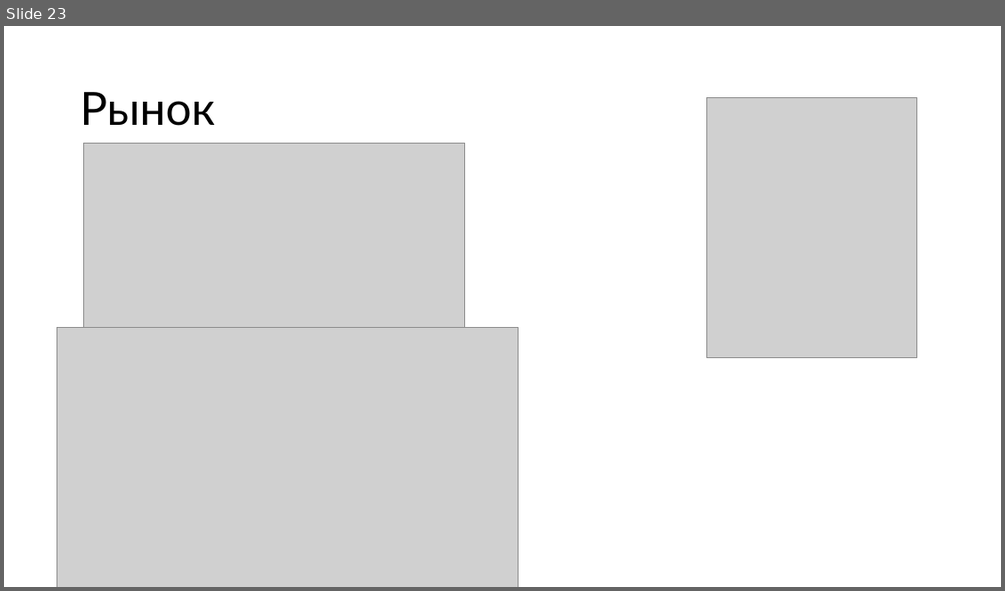
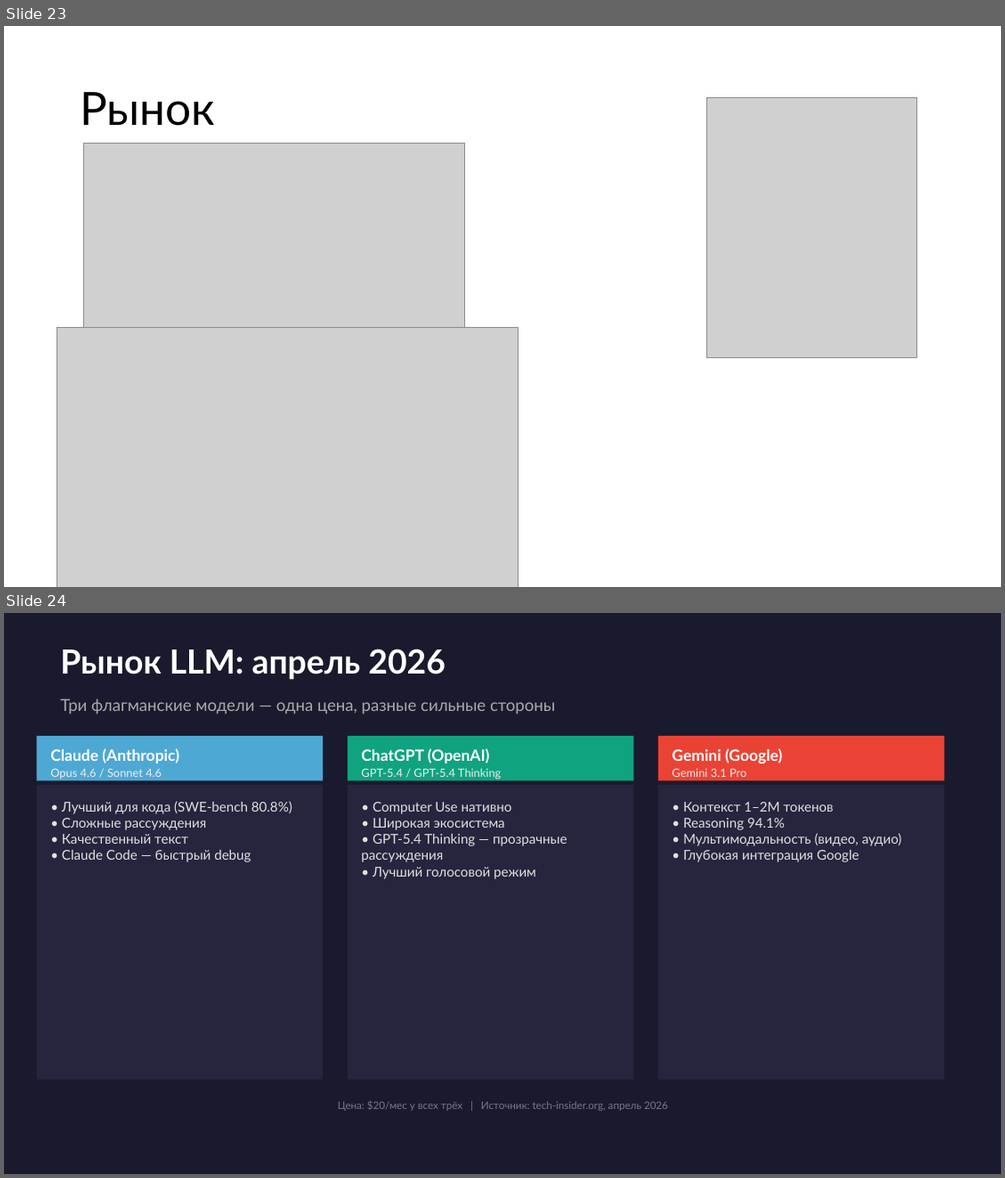
Before and after one commit to Letch49/semantic-vvsu-2026, a slide deck: lectures/lecture_3/lecture_3.pptx. Shown one above the other, each under a label of ours: slide 23 before the commit, slides 23 and 24 after it. The pictures are 1005x591 and 1005x1178 pixels, drawn with LibreOffice and Linux fonts; fonts in the diff are those of the drawing; grey boxes stand for pictures. Boxes give left, top, right and bottom in pixels: in the first picture for what was removed or moved away, otherwise in the second. Text is boxed around its words. In the diff, an @@ line names an element or a change of style, - is before the commit and + after.

```diff
--- a/lectures/lecture_3/lecture_3.pptx
+++ b/lectures/lecture_3/lecture_3.pptx
@@ slide 24 added at (4,613,1001,1174), background #1A1A2E @@
@@ text added at (60,649,445,680), 32 pt, text #FFFFFF, bold @@
+Рынок LLM: апрель 2026
@@ text added at (60,698,555,714), 16 pt, text #AAAAAA @@
+Три флагманские модели — одна цена, разные сильные стороны
@@ rectangle added at (37,736,324,780), fill #4EA8D4 @@
@@ rectangle added at (348,736,633,780), fill #10A37F @@
@@ rectangle added at (658,736,945,780), fill #EA4335 @@
@@ text added at (50,748,179,763), 15 pt, text #FFFFFF, bold @@
+Claude (Anthropic)
@@ text added at (50,768,162,779), 11 pt, text #EEEEEE @@
+Opus 4.6 / Sonnet 4.6
@@ text added at (361,748,490,763), 15 pt, text #FFFFFF, bold @@
+ChatGPT (OpenAI)
@@ text added at (361,768,501,779), 11 pt, text #EEEEEE @@
+GPT-5.4 / GPT-5.4 Thinking
@@ text added at (672,748,782,763), 15 pt, text #FFFFFF, bold @@
+Gemini (Google)
@@ text added at (672,768,746,777), 11 pt, text #EEEEEE @@
+Gemini 3.1 Pro
@@ rectangle added at (37,785,324,1079), fill #25253E @@
@@ rectangle added at (348,785,633,1079), fill #25253E @@
@@ rectangle added at (658,785,945,1079), fill #25253E @@
@@ text added at (62,801,292,862), 13 pt, text #E0E0E0 @@
+• Лучший для кода (SWE-bench 80.8%)
+• Сложные рассуждения
+• Качественный текст
+• Claude Code — быстрый debug
@@ text added at (361,802,566,879), 13 pt, text #E0E0E0 @@
+• Computer Use нативно
+• Широкая экосистема
+• GPT-5.4 Thinking — прозрачные рассуждения
+• Лучший голосовой режим
@@ text added at (683,802,902,862), 13 pt, text #E0E0E0 @@
+• Контекст 1–2M токенов
+• Reasoning 94.1%
+• Мультимодальность (видео, аудио)
+• Глубокая интеграция Google
@@ text added at (338,1101,668,1111), 10 pt, text #777788 @@
+Цена: $20/мес у всех трёх | Источник: tech-insider.org, апрель 2026
```
Also in this commit, not shown: 1 other slide added.
